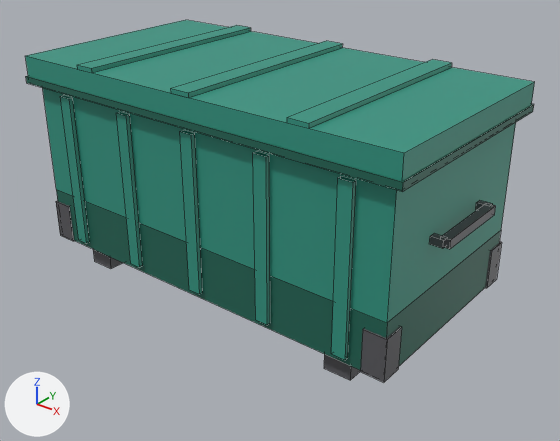
The Blender file assets/models/src/freight-2.blend: old version first, new version second.
Rendered twice from a camera (50 mm lens) standing at (1.331, -1.599, 1.197) and looking at (0.066, -0.018, 0.217). The lights are fixed; the arrows at lower left show +X, +Y and +Z. The first picture is the older version. Mesh edges are drawn as thin lines.

In view in the first picture: 'JobBox'.
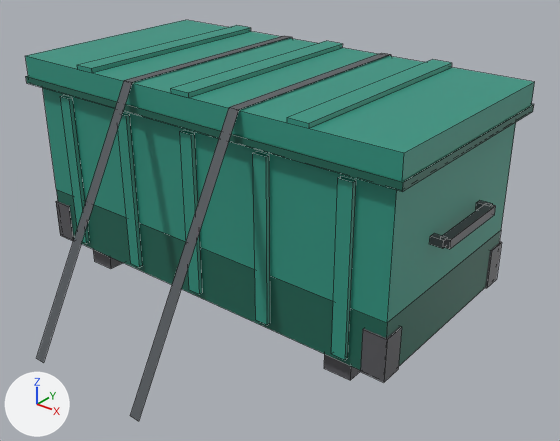
The newer file is also turned or shifted as a whole; pictures and numbers use the older file's frame.

Location of each change, [x1, y1, x2, y2] in pixels of the pictures (560 x 441 px):
'JobBox', reshaped (11% taller): before [25, 20, 535, 382]; after [25, 20, 535, 421]
part 1 of me_jobbox, added: after [37, 36, 391, 421]

Diff of the bpy script that builds the scene:
```diff
--- a/assets/models/src/freight-2.blend.py
+++ b/assets/models/src/freight-2.blend.py
@@ mat_strap @@
+mat_strap = principled_material('Strap')
+mat_strap.base_color = (0.09, 0.1, 0.11)  # dark grey #55595d
+mat_strap.roughness = 0.45
@@ me_jobbox @@
 # used by ob_jobbox; location = (0.0, 0.0, 0.0)
 # verts and faces of me_jobbox; kept vertices keep their numbers, new ones are numbered from 308
-me_jobbox.from_pydata(...)  # 308 vertices, 189 faces; spans x -0.647..0.647, y -0.33..0.36, z 0.0..0.662
+me_jobbox.from_pydata(...)  # 324 vertices, 195 faces; spans x -0.647..0.647, y -0.7..0.7, z 0.0..0.662
+# me_jobbox part 1
+verts[308] = (-0.195, -0.7, 0.0)  # pixel (36, 358)
+verts[309] = (-0.195, -0.329, 0.654)  # pixel (124, 80)
+verts[310] = (-0.195, 0.329, 0.654)  # pixel (284, 35)
+verts[311] = (-0.195, 0.7, 0.0)
+verts[312] = (0.165, -0.7, 0.0)  # pixel (130, 415)
+verts[313] = (0.165, -0.329, 0.654)  # pixel (229, 107)
+verts[314] = (0.165, 0.329, 0.654)  # pixel (381, 52)
+verts[315] = (0.165, 0.7, 0.0)
+for new, old in zip([*range(316, 324)], [*range(308, 316)]): verts[new] = verts[old] + (0.03, 0.0, 0.0)
+faces += [(308, 316, 317, 309), (309, 317, 318, 310), (310, 318, 319, 311), (312, 320, 321, 313), (313, 321, 322, 314), (314, 322, 323, 315)]  # mat_strap (dark grey #55595d)
 me_jobbox.materials.append(mat_jobboxpaint)
@@ me_jobbox @@
 me_jobbox.materials.append(mat_jobboxdark)
+me_jobbox.materials.append(mat_strap)  # dark grey #55595d
```
